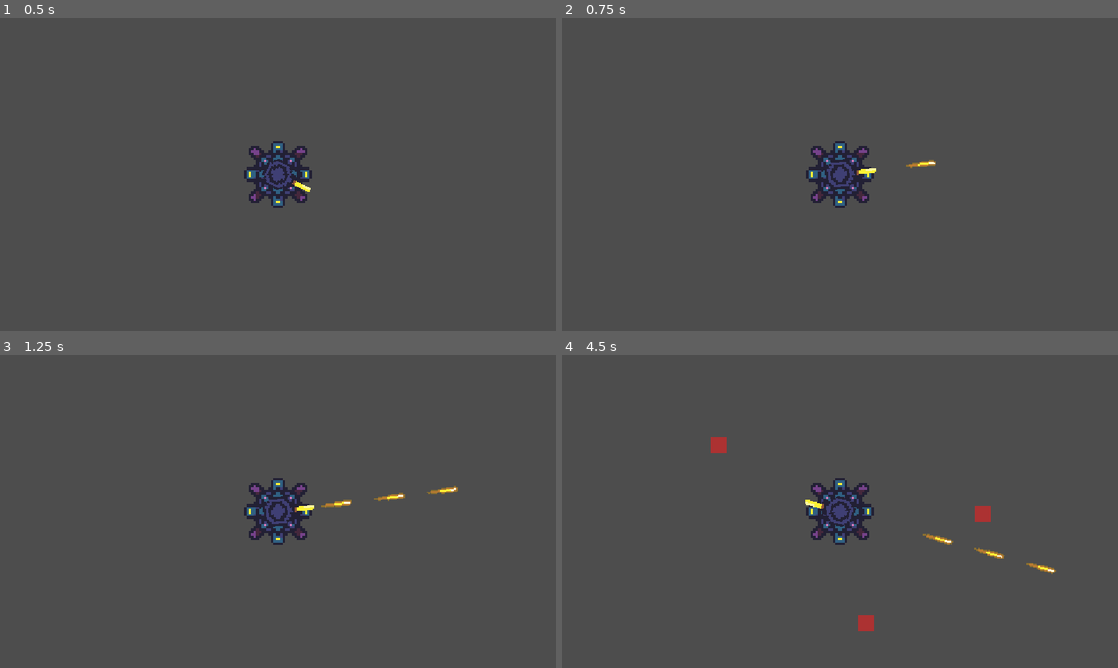
Above: before the commit, frames 1-4 (two rows, left to right).
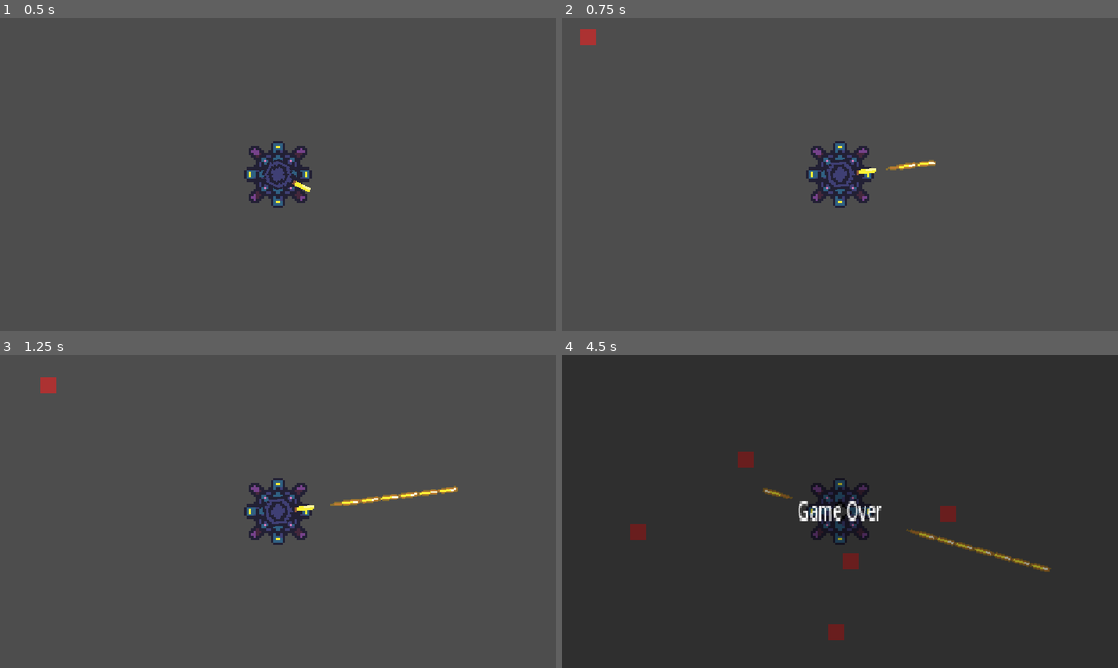
Above: after the commit, the same moments.

Repository: fisabreyt123-spec/shootem-up---first-game
Game: Godot game, scene res://Root.tscn
Same seed, same stepped clock (60 frames per second), same inputs: the game is played once before the commit and once after it.
Inputs (mouse positions are in pixels of both pictures, inside the frame that each line leads up to):
- Up to frame 1 (0.5 s): no input
- Up to frame 2 (0.75 s): tap Enter at 0.5 s; move the mouse to (962, 158) at 0.52 s; press the mouse at (962, 158) at 0.53 s
- Up to frame 3 (1.25 s): no input
- Up to frame 4 (4.5 s): move the mouse to (728, 527) at 1.27 s; release the mouse at (728, 527) at 1.28 s; click (728, 527) at 1.35 s; move the mouse to (895, 442) at 2.02 s; press the mouse at (895, 442) at 2.03 s; move the mouse to (812, 574) at 2.77 s; release the mouse at (812, 574) at 2.78 s; click (812, 574) at 2.85 s; move the mouse to (1006, 558) at 3.52 s; press the mouse at (1006, 558) at 3.53 s; move the mouse to (673, 464) at 4.27 s; release the mouse at (673, 464) at 4.28 s; click (673, 464) at 4.35 s

Frame 1 is identical in both runs. In frame 2, 0.2% of the frame differs, in the area x 3-64%, y 3-49%; in frame 3, 0.4%; in frame 4, 99%, in the area x 0-100%, y 0-100%.

Commit message:
Tweak gameplay: speeds, spawn timing, and limits
Gameplay tuning and inspector exposure: increase Bullet.speed from 200 to 700, reduce player firing cooldown (max_time 0.3 -> 0.1) to allow faster fire rate, make enemy.speed an exported variable so it can be adjusted in the editor, widen spawn random interval (randf_range 1-5 -> 0-15) for more varied enemy spawns, and add enemy_wave_limit=100 to the Root scene to cap spawned enemies. These changes are focused on balancing and making key parameters editable.

Diff:
--- a/Root.tscn
+++ b/Root.tscn
@@ -6,6 +6,7 @@
 
 [node name="Root" type="Node2D"]
 script = ExtResource("1_170dk")
+enemy_wave_limit = 100
 
 [node name="Player" parent="." instance=ExtResource("2_24d08")]
 position = Vector2(576, 324)
--- a/bullet.gd
+++ b/bullet.gd
@@ -3,7 +3,7 @@
 var pos:Vector2
 var rota:float
 var dir:float
-@export var speed= 200
+@export var speed= 700
 
 func _ready():
 	global_position=pos
--- a/enemy.gd
+++ b/enemy.gd
@@ -1,5 +1,5 @@
 extends Area2D
-var speed = 100
+@export var speed = 100
 var player_path=preload("res://player.tscn")
 var bullet_path=preload("res://bullet.tscn")
 
--- a/player.gd
+++ b/player.gd
@@ -6,7 +6,7 @@
 var can_fire = true
 var bullet_path=preload("res://bullet.tscn")
 var start = true
-var max_time = 0.3
+var max_time = 0.1
 #using max_time = 0.3 with buffs that will be added later
 var current_time = 0
 var player_location: Vector2 = Vector2(576.0, 324.0)
--- a/root.gd
+++ b/root.gd
@@ -48,7 +48,7 @@
 
 # Called every frame. 'delta' is the elapsed time since the previous frame.
 func _process(delta: float) -> void:
-	max_time = randf_range(1, 5)
+	max_time = randf_range(0, 15)
 	current_time += delta
 	if current_time > max_time and enemy_counter < enemy_wave_limit:
 		spawn_enemy()
